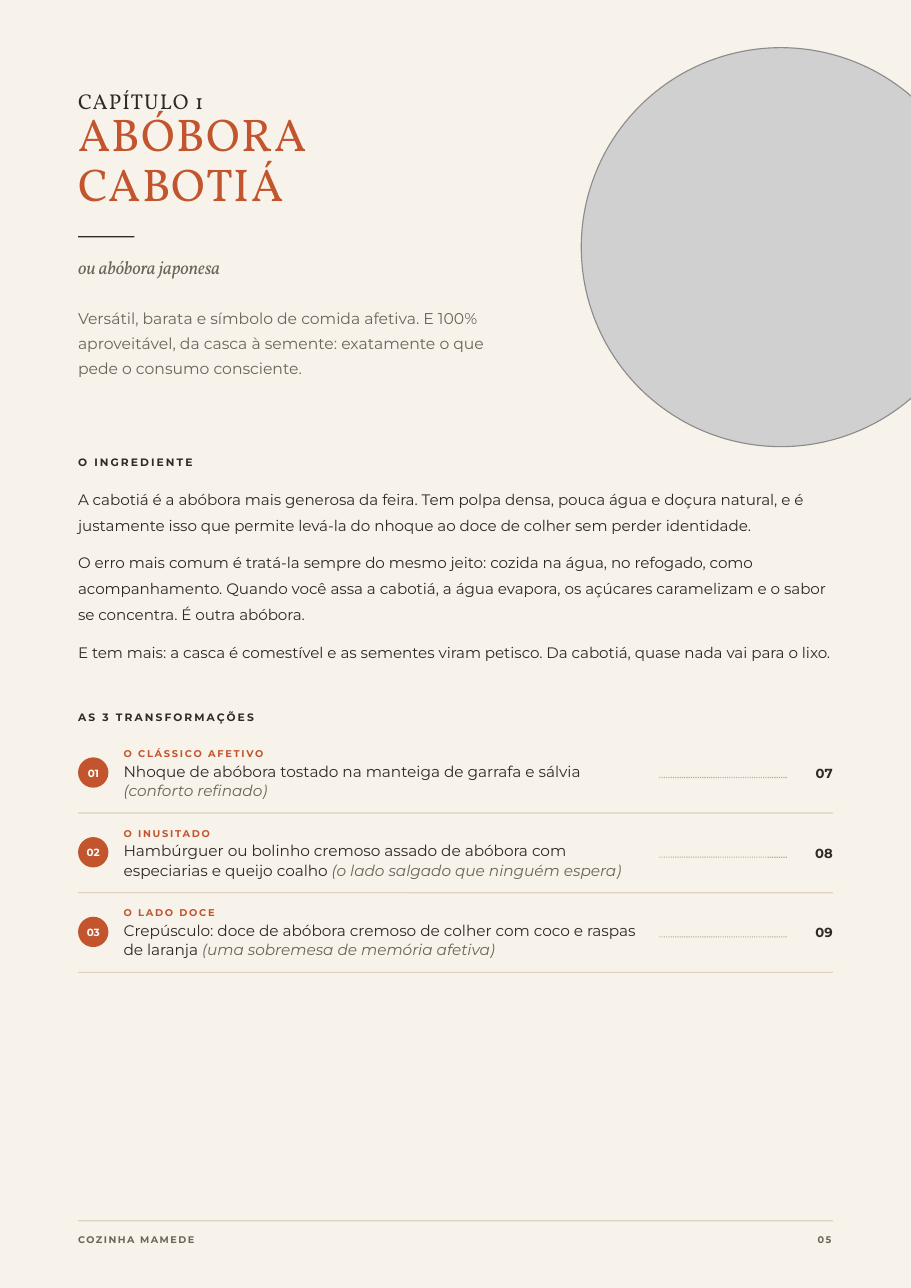
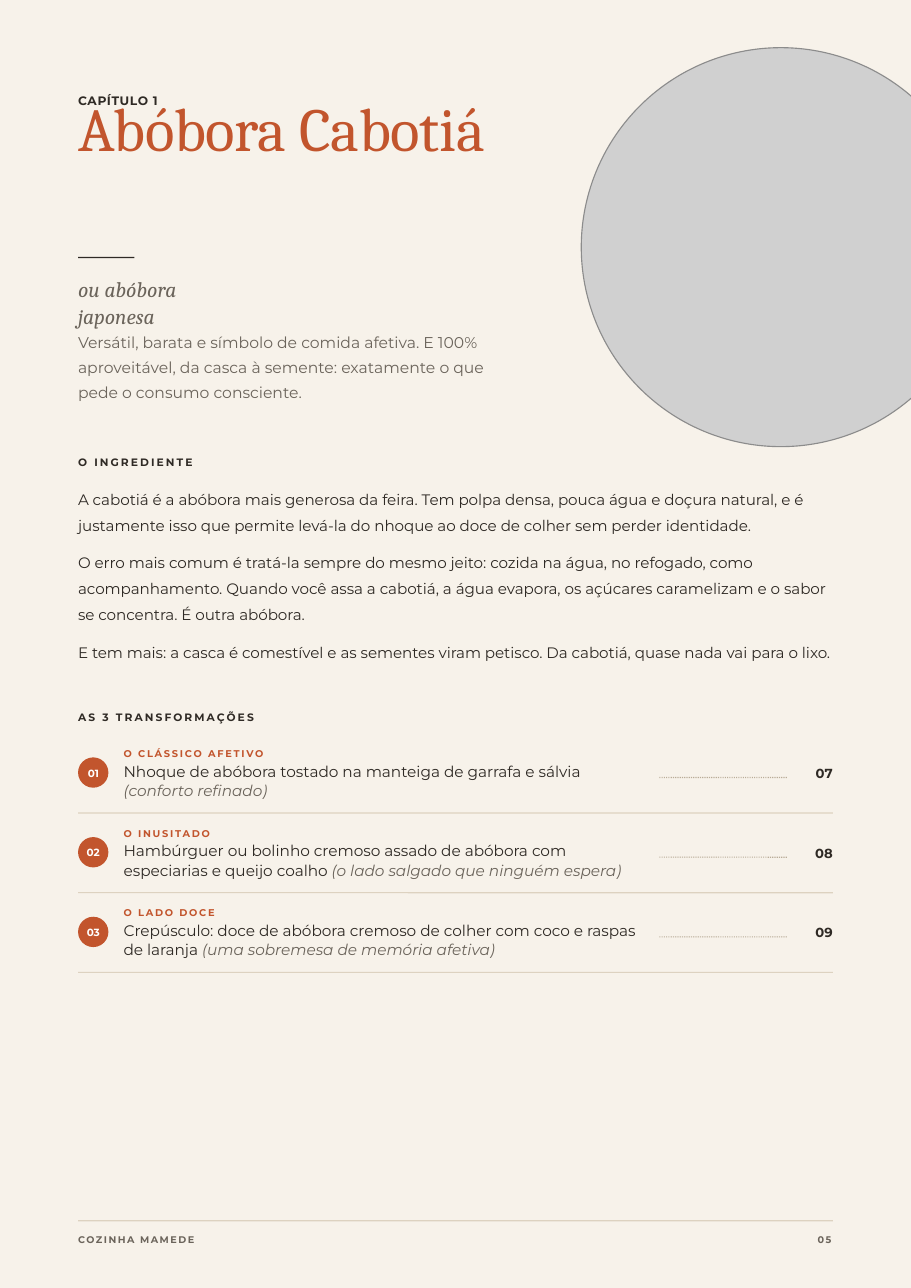
Before and after one commit to monelleayabamensah-hub/ebook-receitas, a slide deck: slide 5 of versoes/VERSAO COM FOTOGRAFIAS/Cozinha-Mamede-Canva.pptx. Drawn at 911x1288 pixels with LibreOffice and Linux fonts; fonts in the diff are those of the drawing; grey boxes stand for pictures. Boxes give left, top, right and bottom in pixels: in the first picture for what was removed or moved away, otherwise in the second. Text is boxed around its words. In the diff, an @@ line names an element or a change of style, - is before the commit and + after.

```diff
--- a/versoes/VERSAO COM FOTOGRAFIAS/Cozinha-Mamede-Canva.pptx
+++ b/versoes/VERSAO COM FOTOGRAFIAS/Cozinha-Mamede-Canva.pptx
@@ text at <box>78,95,484,152</box>: text changed; size 30 to 40 pt; font Vollkorn to Cambria @@
-ABÓBORA CABOTIÁ
+Abóbora Cabotiá
@@ text "CAPÍTULO 1" at <box>78,94,158,109</box>: size 14 to 8 pt, font Vollkorn to Montserrat, letter spacing 0.7 to 0.4 pt, bold on; line spacing 16.1pt to 11.2pt @@
@@ rectangle: place and size @@
-rectangle at <box>78,236,134,237</box>
+rectangle at <box>78,257,134,258</box>
@@ text "ou abóbora japonesa": place and size @@
-text "ou abóbora japonesa" at <box>78,261,220,279</box>
+text "ou abóbora japonesa" at <box>78,282,177,329</box>
@@ text "ou abóbora japonesa" at <box>78,282,177,329</box>: size 12 to 14 pt, font Vollkorn to Cambria; line spacing 15pt to 17.5pt @@
@@ text "Versátil, barata e símbolo de ...": place and size @@
-text "Versátil, barata e símbolo de ..." at <box>78,312,484,377</box>
+text "Versátil, barata e símbolo de ..." at <box>78,336,484,401</box>
```
Also in this commit, not shown: 40 other slides changed, 19 other files.
